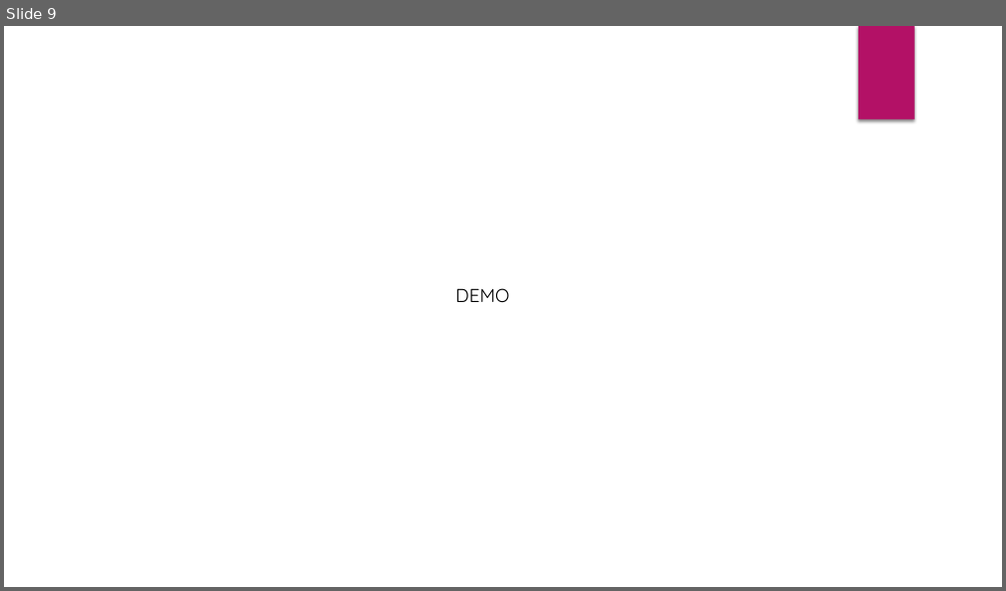
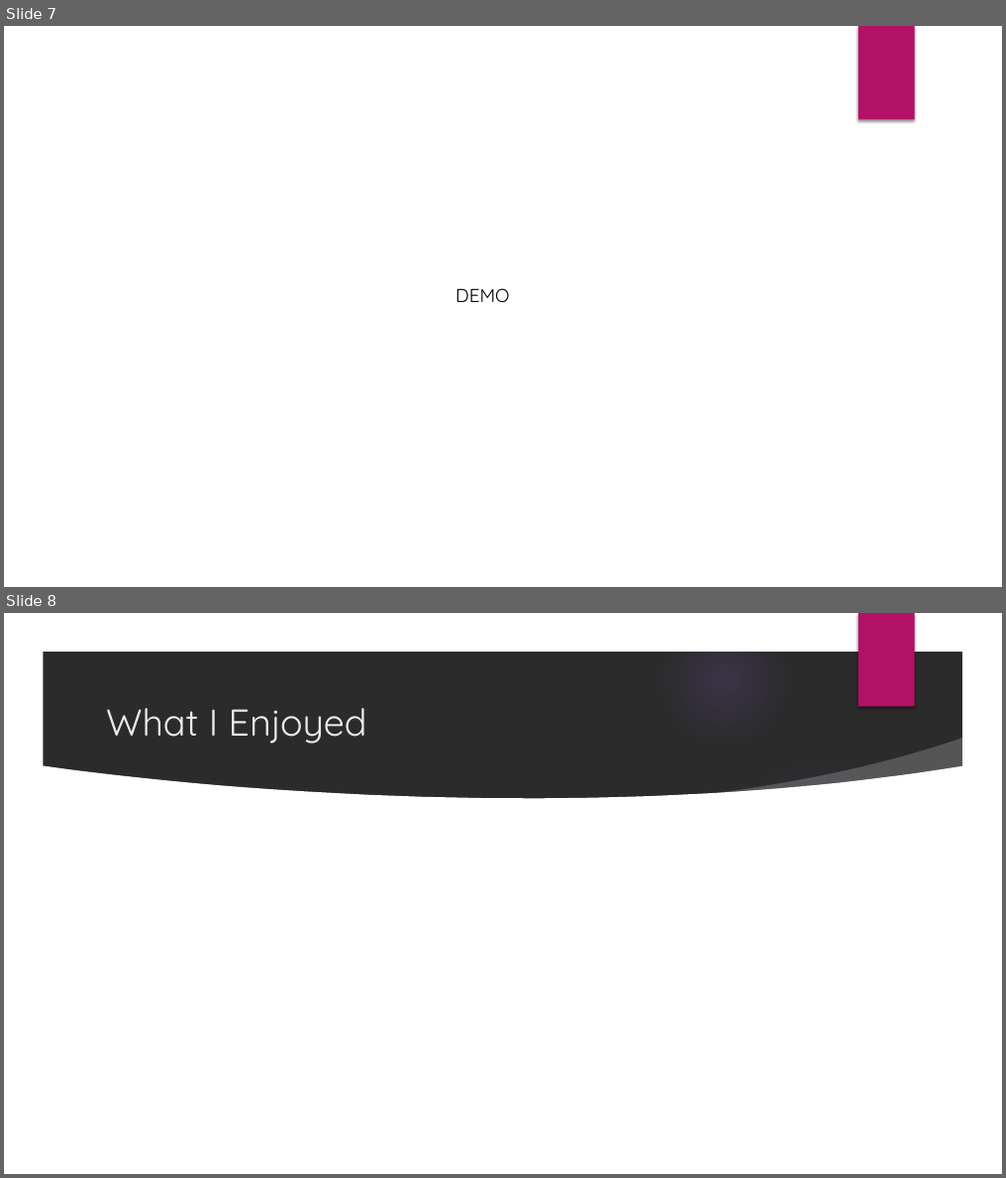
Before and after one commit to angelinalblyth/CodeClan-Gym-Project, a slide deck: Planning/Presenation.pptx. Shown one above the other, each under a label of ours: slide 9 before the commit, slides 7 and 8 after it. The pictures are 1006x591 and 1006x1178 pixels, drawn with LibreOffice and Linux fonts; fonts in the diff are those of the drawing; background and template pictures are left out; a plain dark background stands for a picture behind light text. Boxes give left, top, right and bottom in pixels: in the first picture for what was removed or moved away, otherwise in the second. Text is boxed around its words. In the diff, an @@ line names an element or a change of style, - is before the commit and + after.

```diff
--- a/Planning/Presenation.pptx
+++ b/Planning/Presenation.pptx
@@ slide 8 added at [4, 613, 1002, 1174], background picture (left out); not listed: 1 template element that a slide beside it also shows @@
@@ group added at [4, 613, 1002, 1174]: 5 ellipses, 3 freeform shapes @@
@@ title added at [106, 708, 367, 744], 36 pt, text #EBEBEB @@
+What I Enjoyed
@@ what was slide 9 is now slide 7 @@
```
Also in this commit, not shown: 1 slide changed, 3 slides removed, 10 other files.
